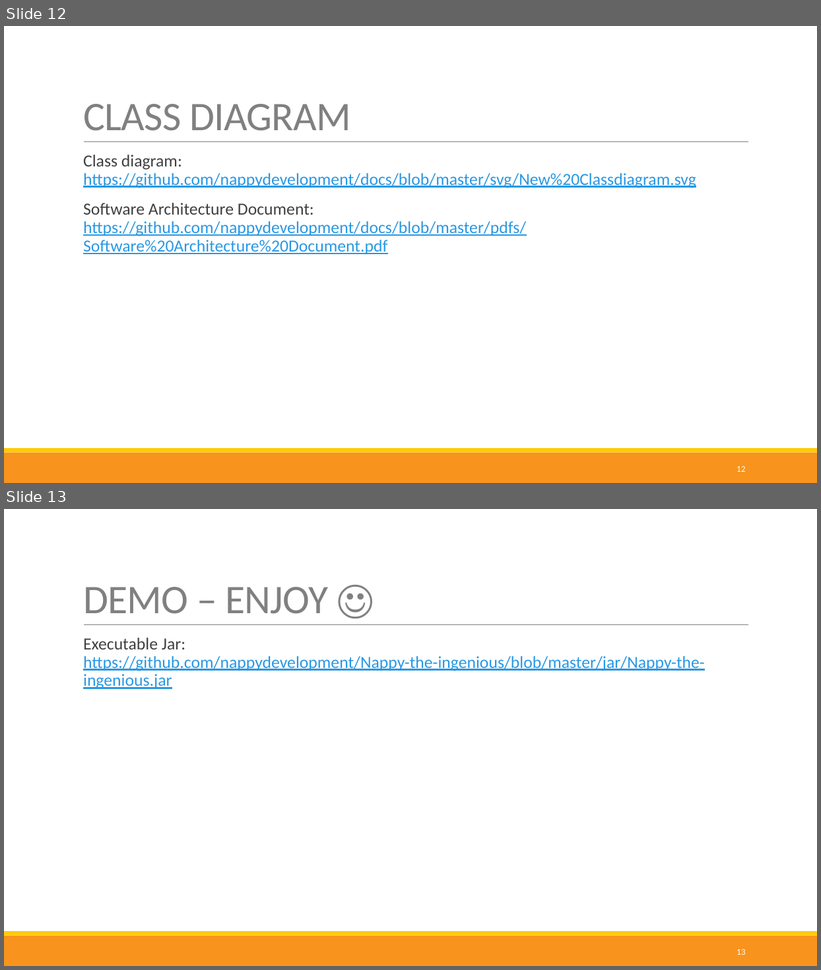
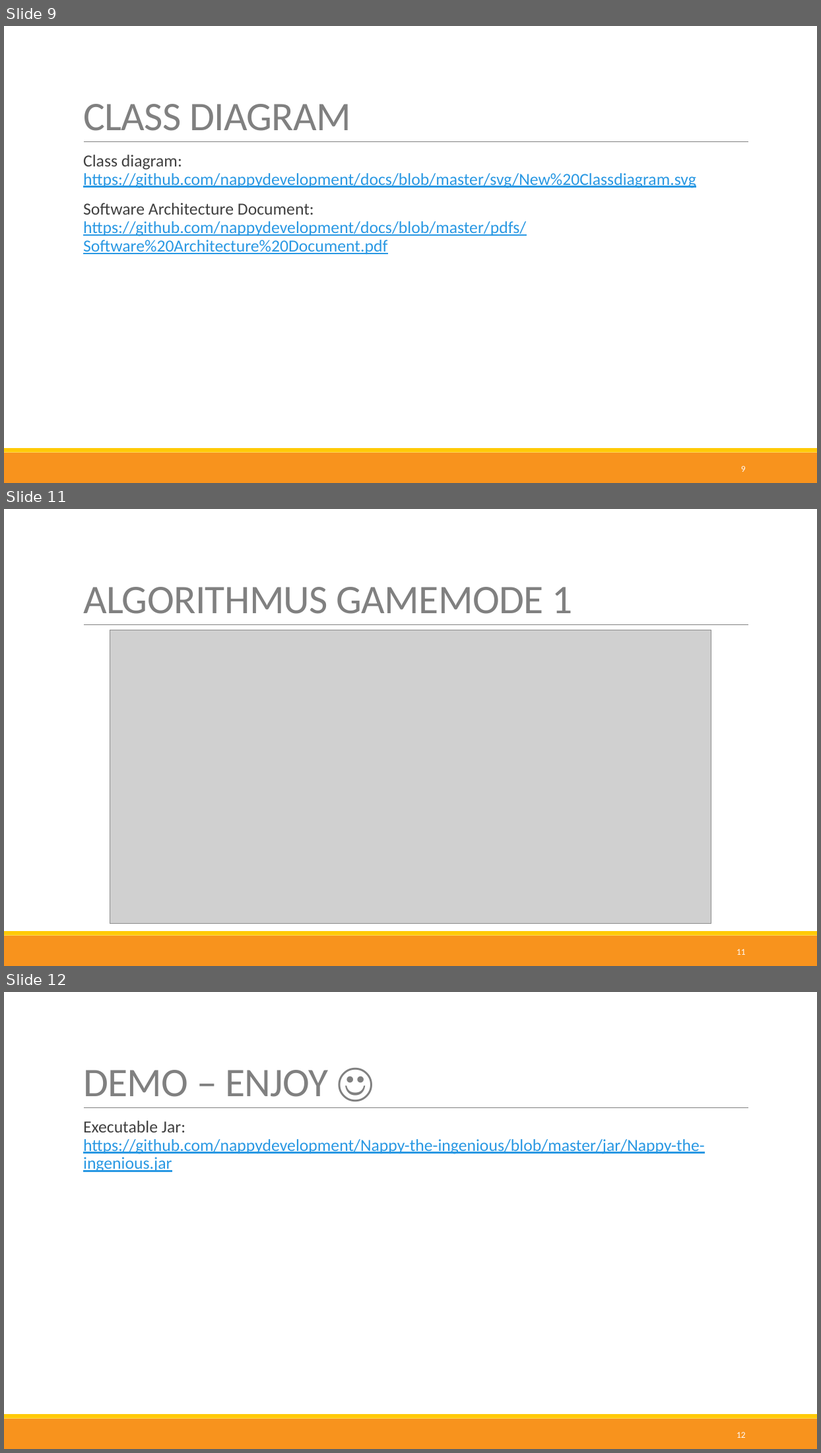
Before and after one commit to nappydevelopment/Nappy-the-ingenious-docs, a slide deck: Midterm-PPP.pptx. Shown one above the other, each under a label of ours: slides 12 and 13 before the commit, slides 9, 11 and 12 after it; the slides between them are not shown. The pictures are 821x970 and 821x1453 pixels, drawn with LibreOffice and Linux fonts; fonts in the diff are those of the drawing; grey boxes stand for pictures. Boxes give left, top, right and bottom in pixels: in the first picture for what was removed or moved away, otherwise in the second. Text is boxed around its words. In the diff, an @@ line names an element or a change of style, - is before the commit and + after.

```diff
--- a/Midterm-PPP.pptx
+++ b/Midterm-PPP.pptx
@@ slide 11 added at box(4, 509, 817, 966), background #FFFFFF; not listed: 3 template elements that a slide beside it also shows @@
@@ title added at box(83, 587, 572, 614), 48 pt, text #808080 @@
+ALGORITHMUS GAMEMODE 1
@@ picture added at box(110, 630, 712, 923) @@
@@ page number added at box(737, 949, 746, 955), 10.5 pt, text #FFFFFF @@
+11
@@ what was slide 12 is now slide 9 @@
@@ page number at box(741, 466, 746, 472): text changed @@
-12
+9
@@ what was slide 13 is now slide 12 @@
@@ page number at box(737, 1432, 746, 1438): text changed @@
-13
+12
```
Also in this commit, not shown: 2 slides changed, 2 slides removed.
